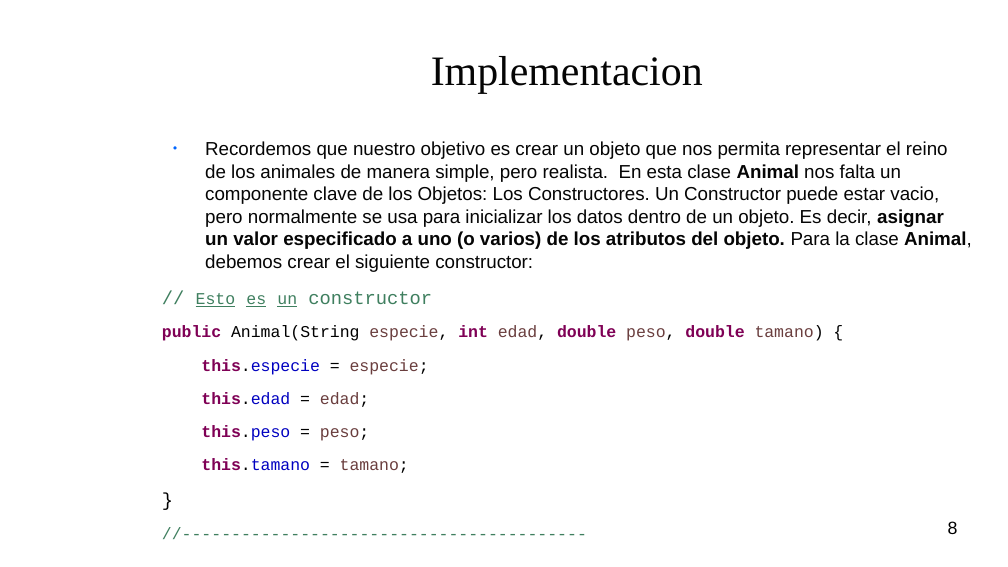
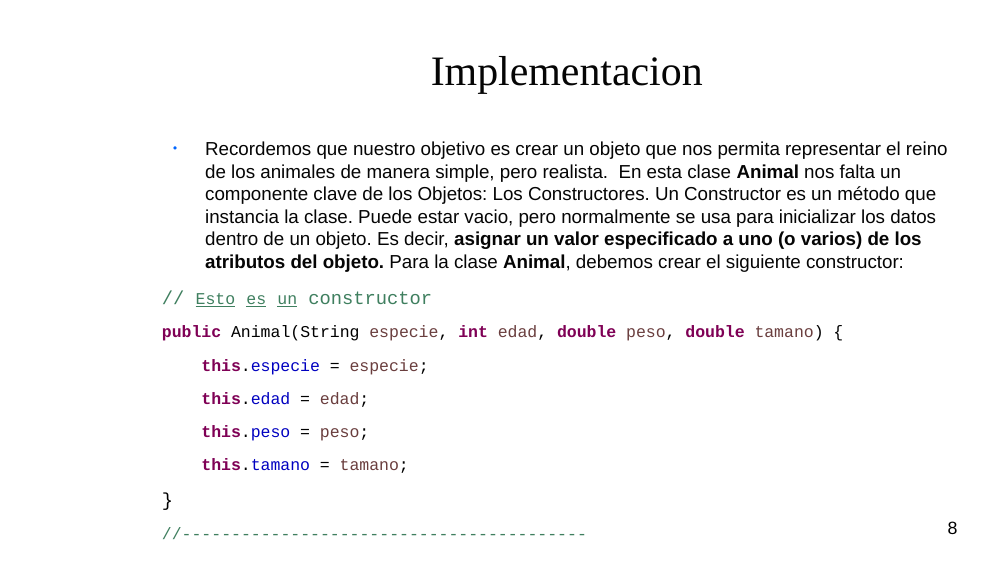
Before and after one commit to M-T3K/UPM, a slide deck: slide 8 of Clases de Apoyo/Objetos - 24Abril2018/Objetos.odp. Drawn at 1008x567 pixels with LibreOffice and Linux fonts; fonts in the diff are those of the drawing; background and template pictures are left out. Boxes give left, top, right and bottom in pixels: in the first picture for what was removed or moved away, otherwise in the second. Text is boxed around its words. In the diff, an @@ line names an element or a change of style, - is before the commit and + after.

```diff
--- a/Clases de Apoyo/Objetos - 24Abril2018/Objetos.odp
+++ b/Clases de Apoyo/Objetos - 24Abril2018/Objetos.odp
@@ text at [205, 141, 948, 272]: text changed @@
-● Recordemos que nuestro objetivo es crear un objeto que nos permita representar el reino de los animales de manera simple, pero realista. En esta clase Animal nos falta un componente clave de los Objetos: Los Constructores. Un Constructor puede estar vacio, pero normalmente se usa para inicializar los datos dentro de un objeto. Es decir, asignar un valor especificado a uno (o varios) de los atributos del objeto. Para la clase Animal, debemos crear el siguiente constructor:
+● Recordemos que nuestro objetivo es crear un objeto que nos permita representar el reino de los animales de manera simple, pero realista. En esta clase Animal nos falta un componente clave de los Objetos: Los Constructores. Un Constructor es un método que instancia la clase. Puede estar vacio, pero normalmente se usa para inicializar los datos dentro de un objeto. Es decir, asignar un valor especificado a uno (o varios) de los atributos del objeto. Para la clase Animal, debemos crear el siguiente constructor:
```
Also in this commit, not shown: 10 other slides changed.
